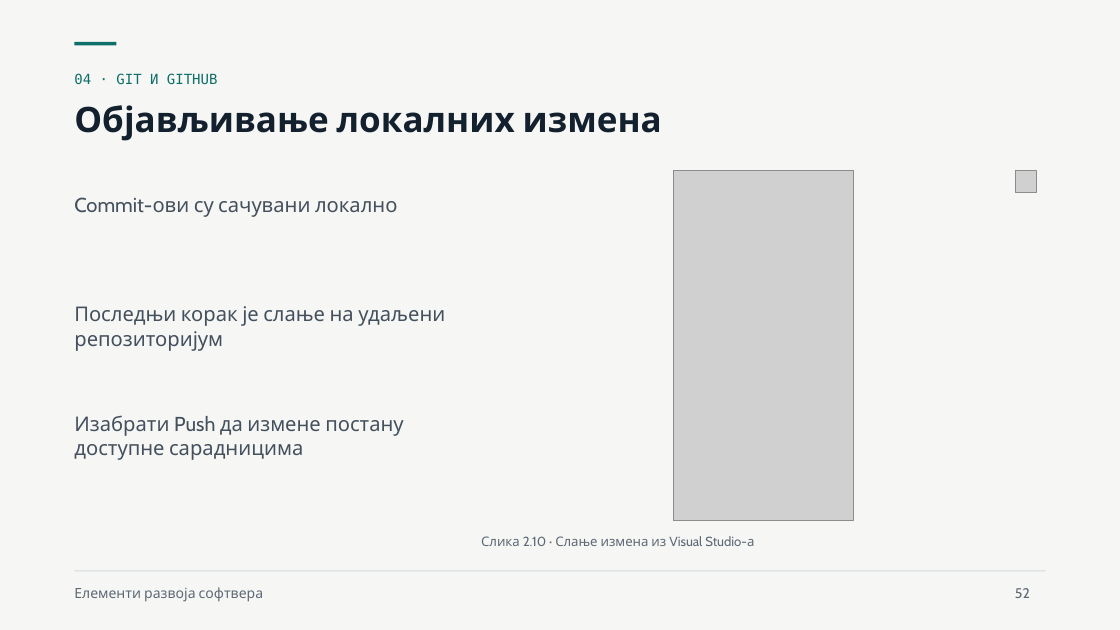
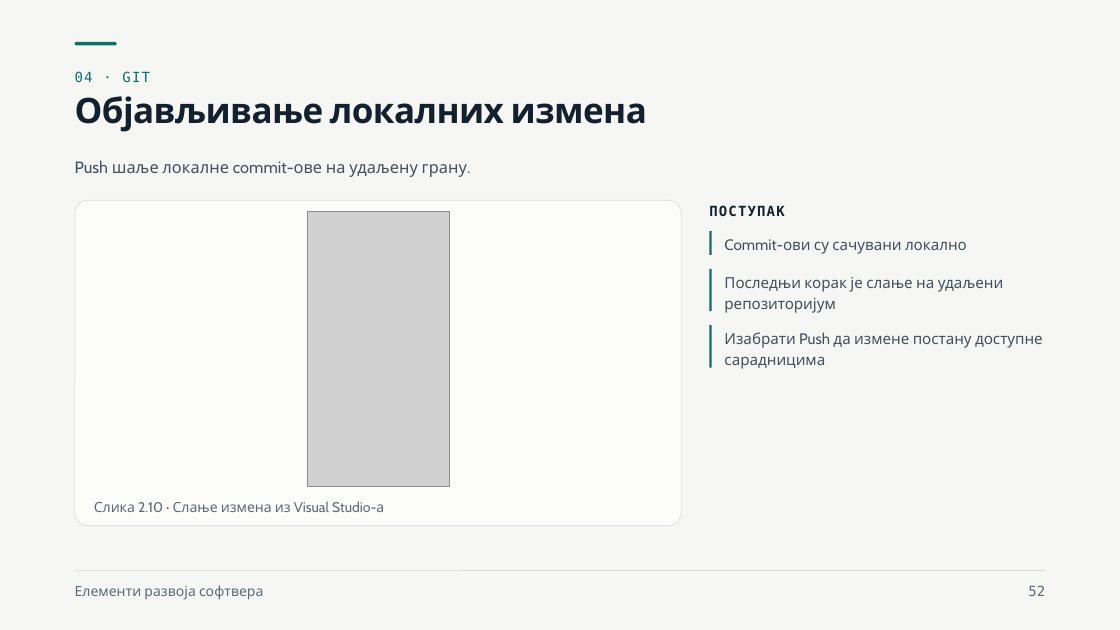
Before and after one commit to owlCoder/ftn-nastavni-materijali, a slide deck: slide 52 of Elementi razvoja softvera (ERS)/Nastavni materijali/01 Zahtevi, backlog i Git/Zahtevi, backlog i Git.pptx. Drawn at 1120x630 pixels with LibreOffice and Linux fonts; fonts in the diff are those of the drawing; grey boxes stand for pictures. Boxes give left, top, right and bottom in pixels: in the first picture for what was removed or moved away, otherwise in the second. Text is boxed around its words. In the diff, an @@ line names an element or a change of style, - is before the commit and + after.

```diff
--- a/Elementi razvoja softvera (ERS)/Nastavni materijali/01 Zahtevi, backlog i Git/Zahtevi, backlog i Git.pptx
+++ b/Elementi razvoja softvera (ERS)/Nastavni materijali/01 Zahtevi, backlog i Git/Zahtevi, backlog i Git.pptx
@@ text at [75, 71, 150, 83]: text changed @@
-04 · GIT И GITHUB
+04 · GIT
@@ title "Објављивање локалних измена" at [75, 96, 647, 132]: letter spacing 0 to -0.5 pt; line spacing 1 to 33pt @@
@@ text added at [75, 160, 467, 177], 14 pt, text #44505D @@
+Push шаље локалне commit-ове на удаљену грану.
@@ picture removed at [1015, 171, 1036, 192] @@
@@ rounded rectangle added at [75, 200, 681, 526], fill #FCFCFB, outline #D3DAE1 0.5 pt @@
@@ text added at [709, 205, 784, 217], 12 pt, text #13202D, bold @@
+ПОСТУПАК
@@ picture: place and size @@
-picture at [674, 171, 854, 521]
+picture at [308, 212, 449, 487]
@@ line added from (711, 231) to (711, 255), #0E6E68 2 pt @@
@@ text "Commit-ови су сачувани локално": place and size @@
-text "Commit-ови су сачувани локално" at [74, 197, 397, 217]
+text "Commit-ови су сачувани локално" at [724, 239, 967, 254]
@@ line added from (711, 269) to (711, 312), #0E6E68 2 pt @@
@@ text "Последњи корак је слање на ...": place and size @@
-text "Последњи корак је слање на ..." at [74, 306, 445, 351]
+text "Последњи корак је слање на ..." at [724, 277, 1004, 313]
@@ line added from (711, 325) to (711, 368), #0E6E68 2 pt @@
@@ size 17.2 to 13 pt; line spacing 1 to 18.2pt in 3 elements at [724, 239, 967, 254], [724, 277, 1004, 313], [724, 332, 1043, 369] @@
@@ text "Изабрати Push да измене постану ...": place and size @@
-text "Изабрати Push да измене постану ..." at [74, 415, 404, 460]
+text "Изабрати Push да измене постану ..." at [724, 332, 1043, 369]
@@ text "Слика 2.10 · Слање измена ...": place and size @@
-text "Слика 2.10 · Слање измена ..." at [481, 536, 754, 546]
+text "Слика 2.10 · Слање измена ..." at [94, 501, 384, 512]
@@ text "Слика 2.10 · Слање измена ..." at [94, 501, 384, 512]: size 11.2 to 12 pt; line spacing 1 to 16.8pt @@
@@ text "Елементи развоја софтвера" at [75, 585, 263, 600]: line spacing 1 to 16.8pt @@
@@ text "52": place and size @@
-text "52" at [1015, 588, 1030, 598]
+text "52" at [1028, 585, 1045, 596]
@@ text "52" at [1028, 585, 1045, 596]: font Cabin to DejaVu Sans Mono; alignment left to right; line spacing 1 to 16.8pt @@
```
Also in this commit, not shown: 29 other slides changed, 1 slide removed, 1 other file.
